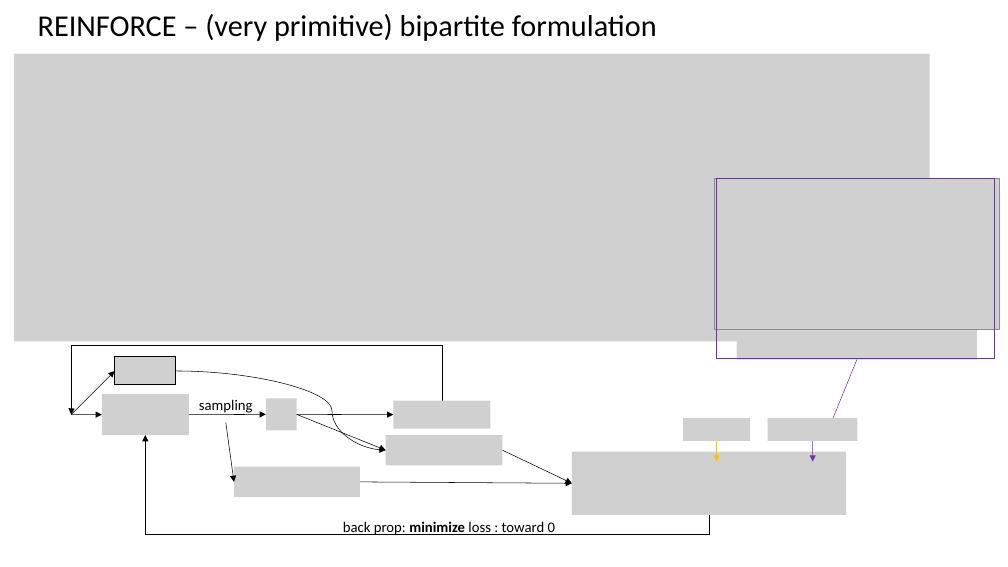
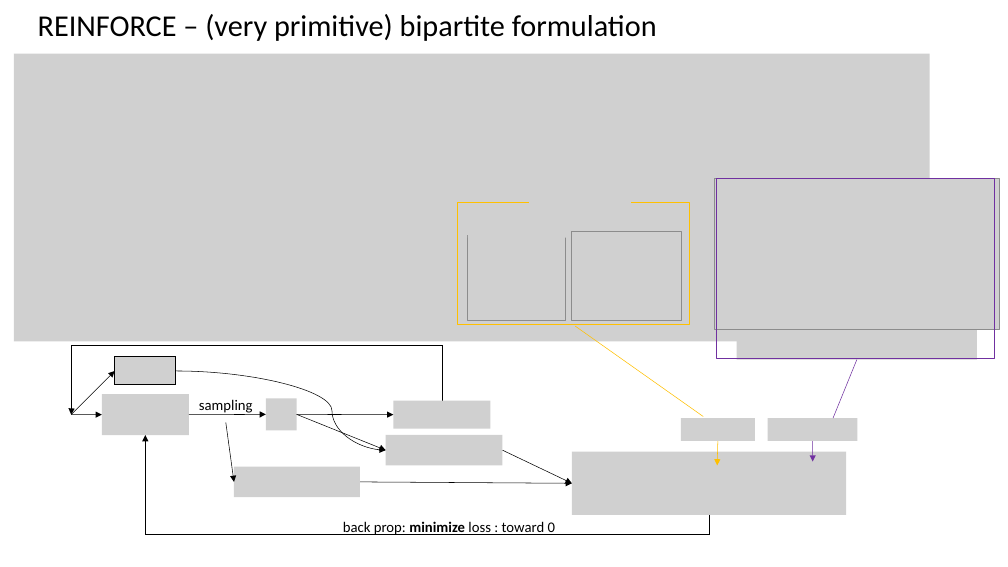
Before and after one commit to ihatesummer/bipartite_maxsum, a slide deck: slide 9 of memo.pptx. Drawn at 1008x567 pixels with LibreOffice and Linux fonts; fonts in the diff are those of the drawing; grey boxes stand for pictures. Boxes give left, top, right and bottom in pixels: in the first picture for what was removed or moved away, otherwise in the second. Text is boxed around its words. In the diff, an @@ line names an element or a change of style, - is before the commit and + after.

```diff
--- a/memo.pptx
+++ b/memo.pptx
@@ rectangle added at (457, 203, 690, 324), outline #FFC000 0.75 pt @@
@@ picture added at (468, 207, 570, 237) @@
@@ picture added at (575, 206, 677, 236) @@
@@ picture added at (467, 235, 566, 321) @@
@@ picture added at (571, 231, 681, 321) @@
@@ line added from (575, 326) to (703, 417), #FFC000 0.5 pt @@
@@ picture: place and size @@
-picture at (683, 418, 750, 441)
+picture at (681, 418, 755, 441)
@@ arrow moved from (717, 441) - (717, 462) to (718, 441) - (718, 466) @@
```
Also in this commit, not shown: 2 other slides changed, 9 slides added, 17 other files.
